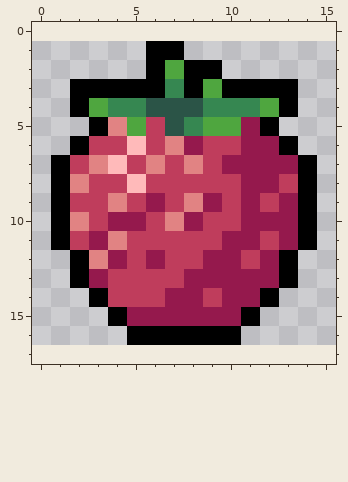
Pixel-art file: src/assets/items/framboise.aseprite. The picture above is the old version.
16x16 pixels, 1 frame. The old version is drawn lined up with the new one, on the new canvas.
After the commit:
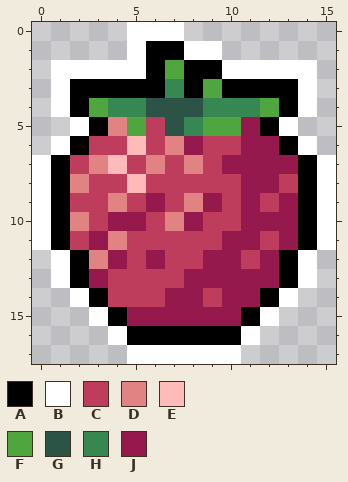
Palette (. is transparent): A #000000  B #ffffff  C #bf3d5c  D #e18383  E #ffbaba  F #4fa63f  G #2b5447  H #368751  J #95194d
Diff:
{"change": "canvas 16x16 -> 16x18, the old top-left corner now at 0,1"}
{"y":0,"x":5,"old":"...","new":"BBB"}
{"y":1,"x":5,"old":".","new":"B"}
{"y":1,"x":8,"old":"..","new":"BB"}
{"y":2,"x":1,"old":".....","new":"BBBBB"}
{"y":2,"x":10,"old":".....","new":"BBBBB"}
{"y":3,"x":1,"old":".","new":"B"}
{"y":3,"x":14,"old":".","new":"B"}
{"y":4,"x":1,"old":".","new":"B"}
{"y":4,"x":14,"old":".","new":"B"}
{"y":5,"x":2,"old":".","new":"B"}
{"y":5,"x":13,"old":".","new":"B"}
{"y":6,"x":1,"old":".","new":"B"}
{"y":6,"x":14,"old":".","new":"B"}
{"y":7,"x":0,"old":".","new":"B"}
{"y":7,"x":15,"old":".","new":"B"}
{"y":8,"x":0,"old":".","new":"B"}
{"y":8,"x":15,"old":".","new":"B"}
{"y":9,"x":0,"old":".","new":"B"}
{"y":9,"x":15,"old":".","new":"B"}
{"y":10,"x":0,"old":".","new":"B"}
{"y":10,"x":15,"old":".","new":"B"}
{"y":11,"x":0,"old":".","new":"B"}
{"y":11,"x":15,"old":".","new":"B"}
{"y":12,"x":1,"old":".","new":"B"}
{"y":12,"x":14,"old":".","new":"B"}
{"y":13,"x":1,"old":".","new":"B"}
{"y":13,"x":14,"old":".","new":"B"}
{"y":14,"x":2,"old":".","new":"B"}
{"y":14,"x":13,"old":".","new":"B"}
{"y":15,"x":3,"old":".","new":"B"}
{"y":15,"x":12,"old":".","new":"B"}
{"y":16,"x":4,"old":".","new":"B"}
{"y":16,"x":11,"old":".","new":"B"}
{"y":17,"x":5,"old":"......","new":"BBBBBB"}
{"label":"added","picture_box":[32,22,336,364]}
